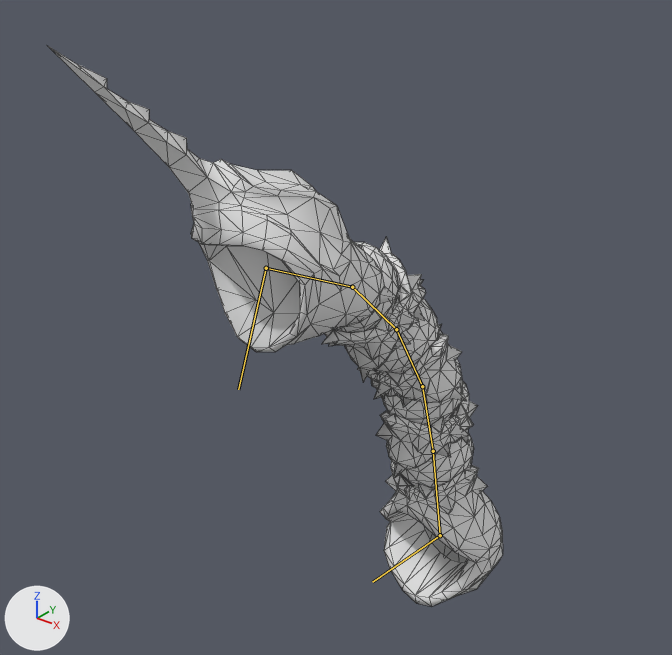
An edit to the glTF model Project/area/1 sand oasis/boss/data/model/Tail.gltf, drawn before and after from the same camera.
One viewpoint serves both versions: a 50 mm camera at (8.08, -13.57, 12.4) aimed at (-1.73, -1.31, 4.8). Every picture has the same lights, and +X, +Y and +Z are marked at lower left. Both versions are drawn at frame 27 of the action 'r-attack-heavy-start'; the numbers are the values there. The bones that bend it are drawn over the model as lines. Mesh edges are drawn as thin lines.

In view in the first picture: 'TailMesh'.
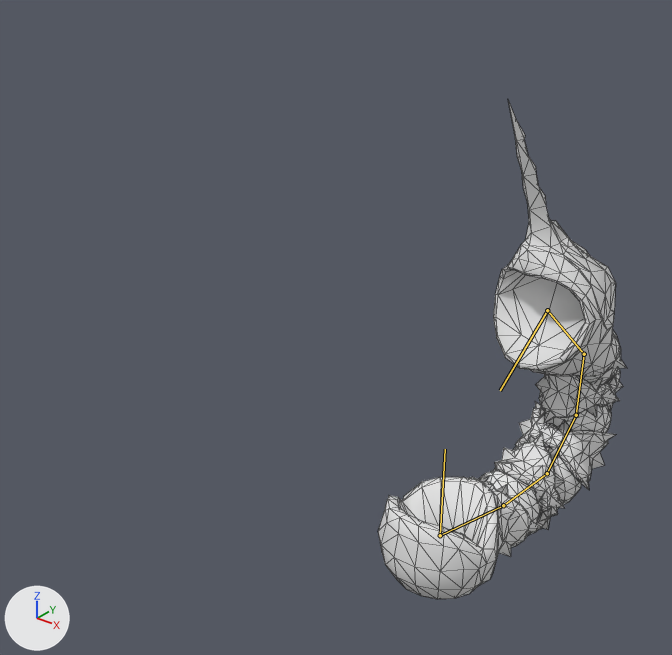
Changed parts and their boxes (x1, y1, x2, y2) in the pictures (672 x 655 px):
'TailMesh', posed (45% narrower, 11% shorter): before (48, 46, 503, 606); after (378, 101, 627, 599)
bone 'tail_01', root to tip: before (440, 535) to (433, 451); after (440, 535) to (503, 505)
bone 'tail_02', root to tip: before (433, 451) to (422, 386); after (503, 505) to (547, 473)
bone 'tail_03', root to tip: before (422, 386) to (396, 329); after (547, 473) to (576, 415)
bone 'tail_04', root to tip: before (396, 329) to (352, 287); after (576, 415) to (584, 354)
bone 'tail_05', root to tip: before (352, 287) to (266, 268); after (584, 354) to (547, 310)

What the commit changed:
Bone 'tail_01' (bone_tail_01) turns from (92, -8, -8) to (-5, -5, -12) degrees about its own x, y and z.
Bone 'tail_02' (bone_tail_02) turns from (7, 0, 0) to (14, 0, 0) degrees about its own x, y and z.
Bone 'tail_03' (bone_tail_03) turns from (15, 0, 0) to (41, 0, 0) degrees about its own x, y and z.
Bone 'tail_04' (bone_tail_04) turns from (16, 0, 0) to (31, 0, 0) degrees about its own x, y and z.
Bone 'tail_05' (bone_tail_05) turns from (25, 0, 0) to (52, 0, 0) degrees about its own x, y and z.
